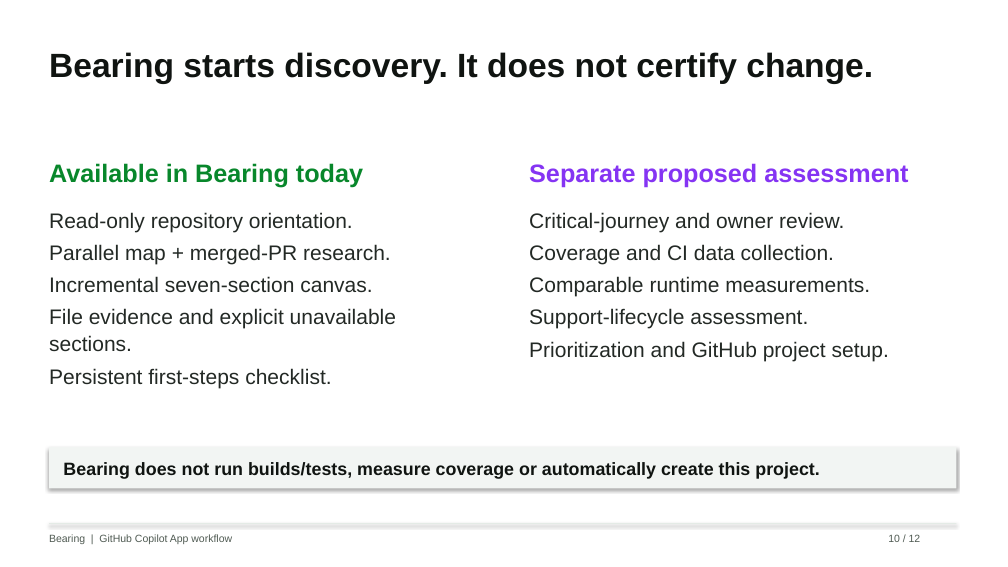
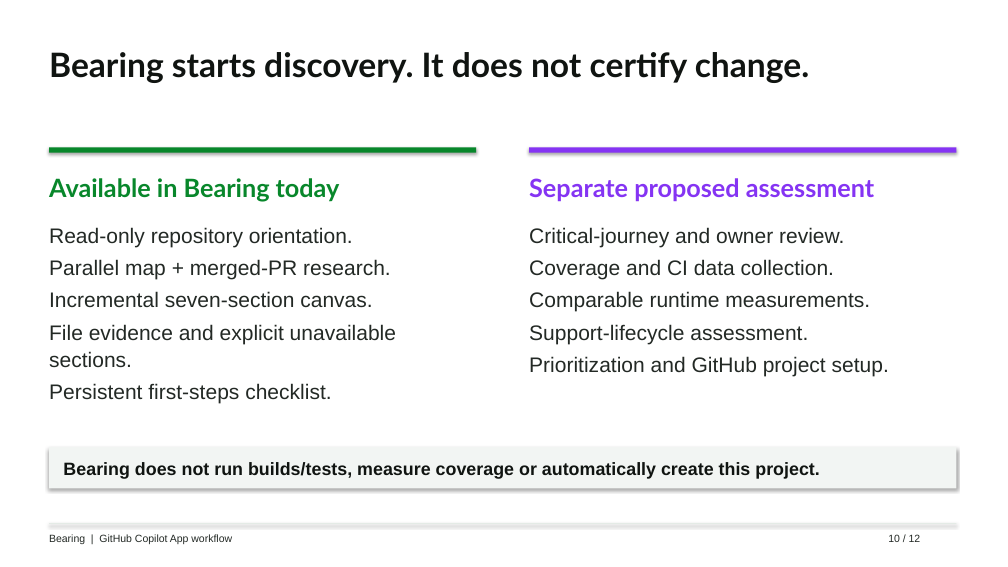
Before and after one commit to eltyagi/bearingV2, a slide deck: slide 10 of submission/modernization-assessment.pptx. Drawn at 1008x567 pixels with LibreOffice and Linux fonts; fonts in the diff are those of the drawing. Boxes give left, top, right and bottom in pixels: in the first picture for what was removed or moved away, otherwise in the second. Text is boxed around its words. In the diff, an @@ line names an element or a change of style, - is before the commit and + after.

```diff
--- a/submission/modernization-assessment.pptx
+++ b/submission/modernization-assessment.pptx
@@ rectangle added at bbox=[49, 147, 476, 153], fill #08872B @@
@@ rectangle added at bbox=[529, 147, 957, 153], fill #8534F3 @@
@@ font Arial to Lato in 3 elements at bbox=[49, 52, 809, 83], bbox=[49, 178, 340, 202], bbox=[529, 178, 874, 202] @@
@@ 4 texts: place and size @@
-4 texts at bbox=[49, 163, 908, 388]
+4 texts at bbox=[49, 178, 889, 403]
@@ text "Bearing | GitHub Copilot App ..." at bbox=[49, 534, 232, 544]: text colour #505B53 to #232925 @@
@@ text "10 / 12" at bbox=[888, 534, 921, 542]: text colour #505B53 to #232925 @@
```
Also in this commit, not shown: 11 other slides changed, 1 other file.
